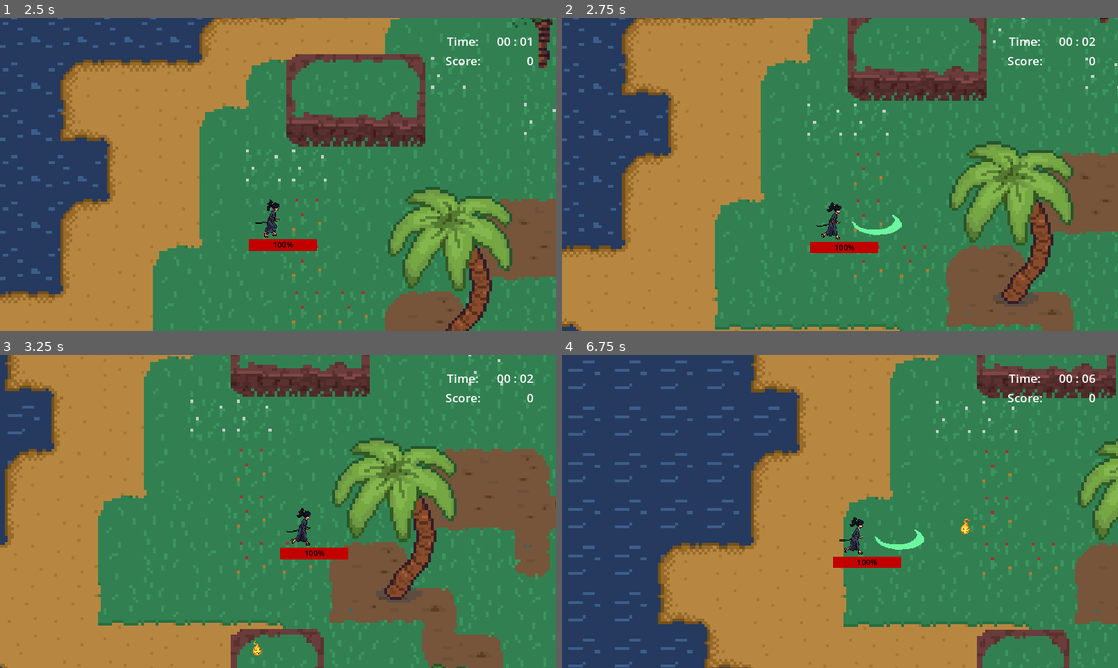
Above: before the commit, frames 1-4 (two rows, left to right).
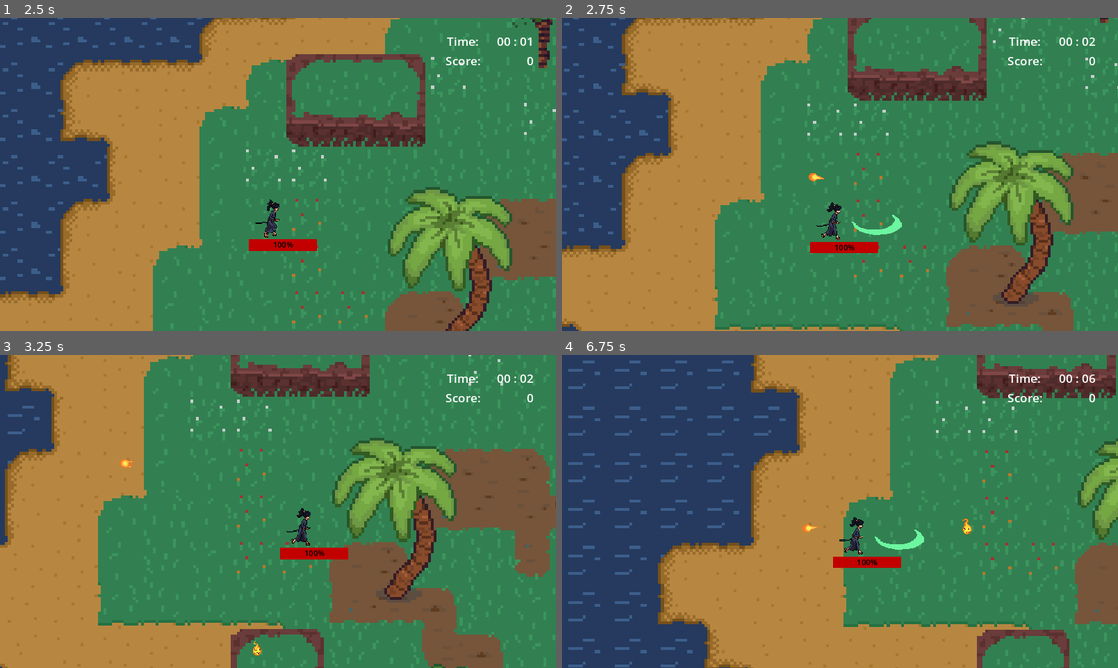
Above: after the commit, the same moments.

Repository: Maibo1608/Interaktive-Systeme
Game: Godot game, scene res://Scenes/main_menu.tscn
Same seed, same stepped clock (60 frames per second), same inputs: the game is played once before the commit and once after it.
Inputs:
- Up to frame 1 (2.5 s): click "Start" at 0.5 s; hold D (right) 1.28-2.03 s; tap Space (attack) at 1.35, 2.1 s; hold S (down) from 2.03 s (still down)
- Up to frame 2 (2.75 s): keep holding S (down)
- Up to frame 3 (3.25 s): release S (down) at 2.78 s; hold D (right) from 2.78 s (still down); tap Space (attack) at 2.85 s
- Up to frame 4 (6.75 s): release D (right) at 3.53 s; hold W (up) 3.53-4.28 s; tap Space (attack) every 0.75 s from 3.6 to 6.6 s; hold A (left) 4.28-5.78 s; hold S (down) 5.78-6.53 s; hold D (right) from 6.53 s (still down)

Frame 1 is identical in both runs. In frame 2, less than 0.1% of the frame differs, in the area x 44-48%, y 49-53%; in frame 3, less than 0.1%; in frame 4, 0.1%, in the area x 43-74%, y 52-58%.

Commit message:
Added fireball and enemy flip

Diff:
--- /dev/null
+++ b/Scenes/attacks/fireball.tscn
@@ -0,0 +1,53 @@
+[gd_scene load_steps=9 format=3 uid="uid://ch6bwqm6gpim"]
+
+[ext_resource type="Texture2D" uid="uid://b83kkvtxixdvo" path="res://Textures/attacks/fireball/FB001.png" id="1_byrbh"]
+[ext_resource type="Script" path="res://Scripts/attacks/fireball.gd" id="1_fbarp"]
+[ext_resource type="Texture2D" uid="uid://beoujsjtlbvgr" path="res://Textures/attacks/fireball/FB002.png" id="2_wk6ty"]
+[ext_resource type="Texture2D" uid="uid://yub5q4dr1xgv" path="res://Textures/attacks/fireball/FB003.png" id="3_p1pf8"]
+[ext_resource type="Texture2D" uid="uid://y52evlwwvsqe" path="res://Textures/attacks/fireball/FB004.png" id="4_fbi67"]
+[ext_resource type="Texture2D" uid="uid://bjg7j1v08lh06" path="res://Textures/attacks/fireball/FB005.png" id="5_u3ms6"]
+
+[sub_resource type="SpriteFrames" id="SpriteFrames_5aljs"]
+animations = [{
+"frames": [{
+"duration": 1.0,
+"texture": ExtResource("1_byrbh")
+}, {
+"duration": 1.0,
+"texture": ExtResource("2_wk6ty")
+}, {
+"duration": 1.0,
+"texture": ExtResource("3_p1pf8")
+}, {
+"duration": 1.0,
+"texture": ExtResource("4_fbi67")
+}, {
+"duration": 1.0,
+"texture": ExtResource("5_u3ms6")
+}],
+"loop": true,
+"name": &"attack",
+"speed": 9.0
+}]
+
+[sub_resource type="RectangleShape2D" id="RectangleShape2D_2gooj"]
+size = Vector2(33, 19)
+
+[node name="fireball" type="Node2D"]
+script = ExtResource("1_fbarp")
+
+[node name="animation" type="AnimatedSprite2D" parent="."]
+z_index = 100
+sprite_frames = SubResource("SpriteFrames_5aljs")
+animation = &"attack"
+frame = 1
+
+[node name="hitbox" type="Area2D" parent="."]
+collision_layer = 0
+collision_mask = 2
+
+[node name="CollisionShape2D" type="CollisionShape2D" parent="hitbox"]
+position = Vector2(6.5, -1.5)
+shape = SubResource("RectangleShape2D_2gooj")
+
+[connection signal="body_entered" from="hitbox" to="." method="_on_hitbox_body_entered"]
--- a/Scenes/player.tscn
+++ b/Scenes/player.tscn
@@ -418,8 +418,15 @@
 position = Vector2(75.5, 7.5)
 shape = SubResource("RectangleShape2D_lduj2")
 
+[node name="attack2" type="Node2D" parent="."]
+
+[node name="reload" type="Timer" parent="attack2"]
+wait_time = 2.0
+autostart = true
+
 [connection signal="animation_finished" from="visuals" to="." method="_on_visuals_animation_finished"]
 [connection signal="animation_finished" from="silhouette" to="." method="_on_visuals_animation_finished"]
 [connection signal="body_entered" from="hitbox" to="." method="_on_area_2d_body_entered"]
 [connection signal="timeout" from="attack1/reload" to="." method="attack1"]
 [connection signal="body_entered" from="attack1/melee_attack1" to="." method="_on_melee_attack_1_body_entered"]
+[connection signal="timeout" from="attack2/reload" to="." method="attack2"]
--- a/Scenes/world.tscn
+++ b/Scenes/world.tscn
@@ -1,7 +1,7 @@
 [gd_scene load_steps=8 format=3 uid="uid://cyymwji00epmb"]
 
 [ext_resource type="Script" path="res://Scripts/world.gd" id="1_8pu83"]
-[ext_resource type="PackedScene" uid="uid://ch2ty1ue7e3sj" path="res://Scenes/player.tscn" id="2_ejwty"]
+[ext_resource type="PackedScene" uid="uid://ch2ty1ue7e3sj" path="res://Scenes/Player.tscn" id="2_ejwty"]
 [ext_resource type="Texture2D" uid="uid://cvind2inxhpc4" path="res://Textures/background/tilemap1.png" id="2_q8akv"]
 [ext_resource type="PackedScene" uid="uid://bydfq20lrga8u" path="res://Scenes/hud.tscn" id="3_miq2v"]
 [ext_resource type="PackedScene" uid="uid://dpjp6bludgedi" path="res://Scenes/EnemySpawner.tscn" id="5_vg0il"]
--- /dev/null
+++ b/Scripts/attacks/fireball.gd
@@ -0,0 +1,19 @@
+extends Node2D
+
+@onready var animation = $animation
+
+# Called when the node enters the scene tree for the first time.
+func _ready():
+	rotation_degrees = randf_range(0,360)
+	animation.play("attack")
+
+
+
+# Called every frame. 'delta' is the elapsed time since the previous frame.
+func _physics_process(delta):
+	position += Vector2(5,0).rotated(rotation)
+
+
+func _on_hitbox_body_entered(body):
+	body.take_damage(1)
+	queue_free()
--- a/Scripts/enemy.gd
+++ b/Scripts/enemy.gd
@@ -22,7 +22,12 @@
 
 # Called every frame. 'delta' is the elapsed time since the previous frame.
 func _physics_process(delta):
-	position = position + (global_position.direction_to(player.global_position) * speed * delta)
+	if not is_dying:
+		if (global_position.direction_to(player.global_position)).x < 0:
+			visuals.flip_h = true
+		else:
+			visuals.flip_h = false
+		position = position + (global_position.direction_to(player.global_position) * speed * delta)
 
 
 func take_damage(amount: int)-> void:
--- a/Scripts/player.gd
+++ b/Scripts/player.gd
@@ -76,3 +76,9 @@
 
 func attack1():
 	animation_player.play("attack1")
+
+
+func attack2():
+	var fireball = preload("res://Scenes/attacks/fireball.tscn").instantiate()
+	fireball.global_position = global_position
+	get_parent().add_child(fireball)
Binary file added: Textures/attacks/fireball/FB001.png
Not shown, added: Textures/attacks/fireball/FB001.png.import
Binary file added: Textures/attacks/fireball/FB002.png
Not shown, added: Textures/attacks/fireball/FB002.png.import
Binary file added: Textures/attacks/fireball/FB003.png
Not shown, added: Textures/attacks/fireball/FB003.png.import
Binary file added: Textures/attacks/fireball/FB004.png
Not shown, added: Textures/attacks/fireball/FB004.png.import
Binary file added: Textures/attacks/fireball/FB005.png
Not shown, added: Textures/attacks/fireball/FB005.png.import
